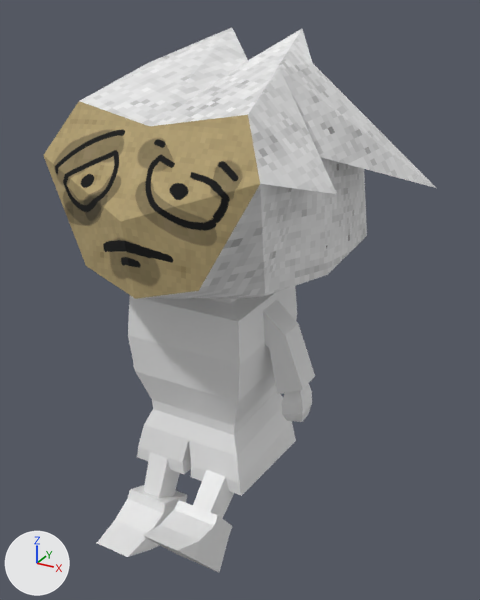
Before and after pictures for a commit that changed the FBX model Assets/FBX/Assets/random_ahh_kid_2.fbx.
Rendered twice from a camera (50 mm lens) standing at (0.696, -1.151, 1.186) and looking at (0.032, 0.056, 0.583). Lighting does not change. The marker at lower left points along +X, +Y and +Z. The older version comes first. Where no turn or scale is listed for an object, it has been applied to the vertices.

In view in the first picture: 'arm', 'head', 'shoe ', 'shoe .001', 'shoe .003'.
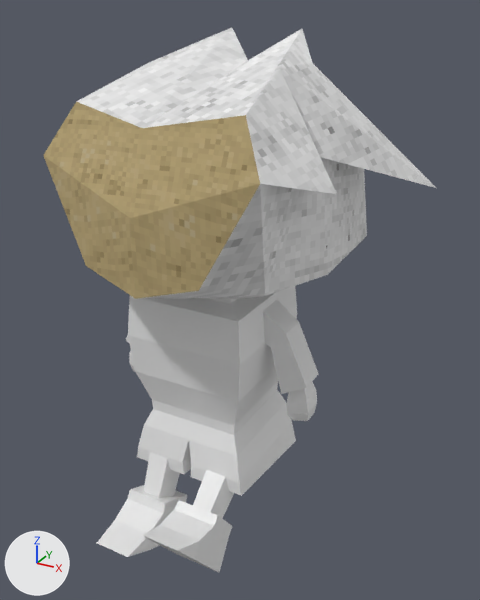
Pixel boxes [x1, y1, x2, y2] of what changed, in the pictures (480 x 600 px):
'head', reshaped
    before: [43, 28, 436, 299]
    after: [76, 28, 436, 299]
'head.007', added (beige)
    after: [43, 102, 260, 299]
'arm', turned
    before: [263, 300, 315, 422]
    after: [263, 300, 319, 421]
'arm.001', turned (not visible before)
    after: [126, 335, 135, 372]
part 1 of me_cube, reshaped
    before: [50, 69, 280, 299]
    after: [76, 69, 280, 169]

What changed in the scene script:
```text
Add img_base_png:
    img_base_png = load_image('BASE.png', '_unpacked/BASE.png', 1024, 1024, 'sRGB')
Change mat_material:
    mat_material.texture: img_image_intercambiabile_prova_png -> img_base_png  # with its transparency
Change me_cube:
    used by ob_head; location = (0.0, 0.0, 0.543)
    remove me_cube.from_pydata(...)  # 45 vertices, 62 faces; spans x -0.393..0.393, y -0.303..0.428, z 0.066..0.605
    add me_cube.from_pydata(...)  # 44 vertices, 58 faces; spans x -0.393..0.393, y -0.277..0.428, z 0.066..0.605
    me_cube part 1
    2 vertices are removed from x 0.0, y -0.303..-0.206, z 0.315..0.458
    8 faces are deleted
    2 vertices move from x -0.176..0.176, y -0.181, z 0.487 to x -0.176..0.176, y -0.188, z 0.487
    1 vertex is added at (0.0, -0.227, 0.458)
    4 new faces join them
    remove me_cube.materials.append(mat_material)  # picture img_image_intercambiabile_prova_png
Add me_cube_062_1:
    me_cube_062_1.from_pydata(...)  # 9 vertices, 4 faces; spans x -0.228..0.228, y -0.277..-0.188, z 0.164..0.487
    me_cube_062_1.materials.append(mat_material)  # picture img_base_png
Change ob_arm:
    ob_arm.rotation_euler: (1.571, 0.174, 0.0) -> (1.571, 0.116, 0.0)  # degrees (90, 10, 0) -> degrees (90, 6.6, 0)
Change ob_arm_001:
    ob_arm_001.rotation_euler: (1.571, -0.0664, 0.0) -> (1.571, -0.0115, 0.0)  # degrees (90, -3.8, 0) -> degrees (90, -0.7, 0)
Add ob_head_007:
    ob_head_007 = bpy.data.objects.new('head.007', me_cube_062_1)
    ob_head_007.location = (0.0, 0.0, 0.543)
```
